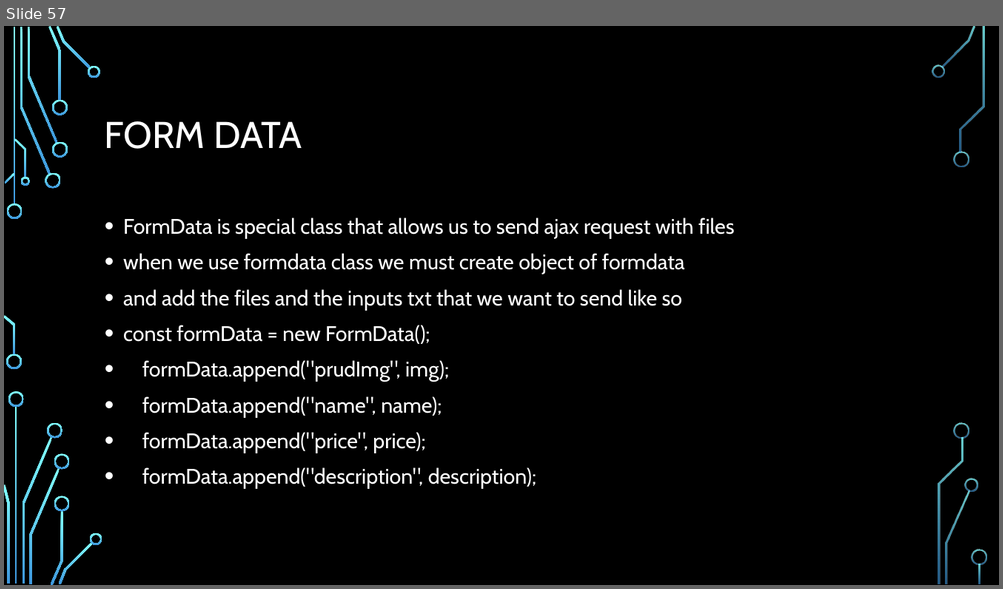
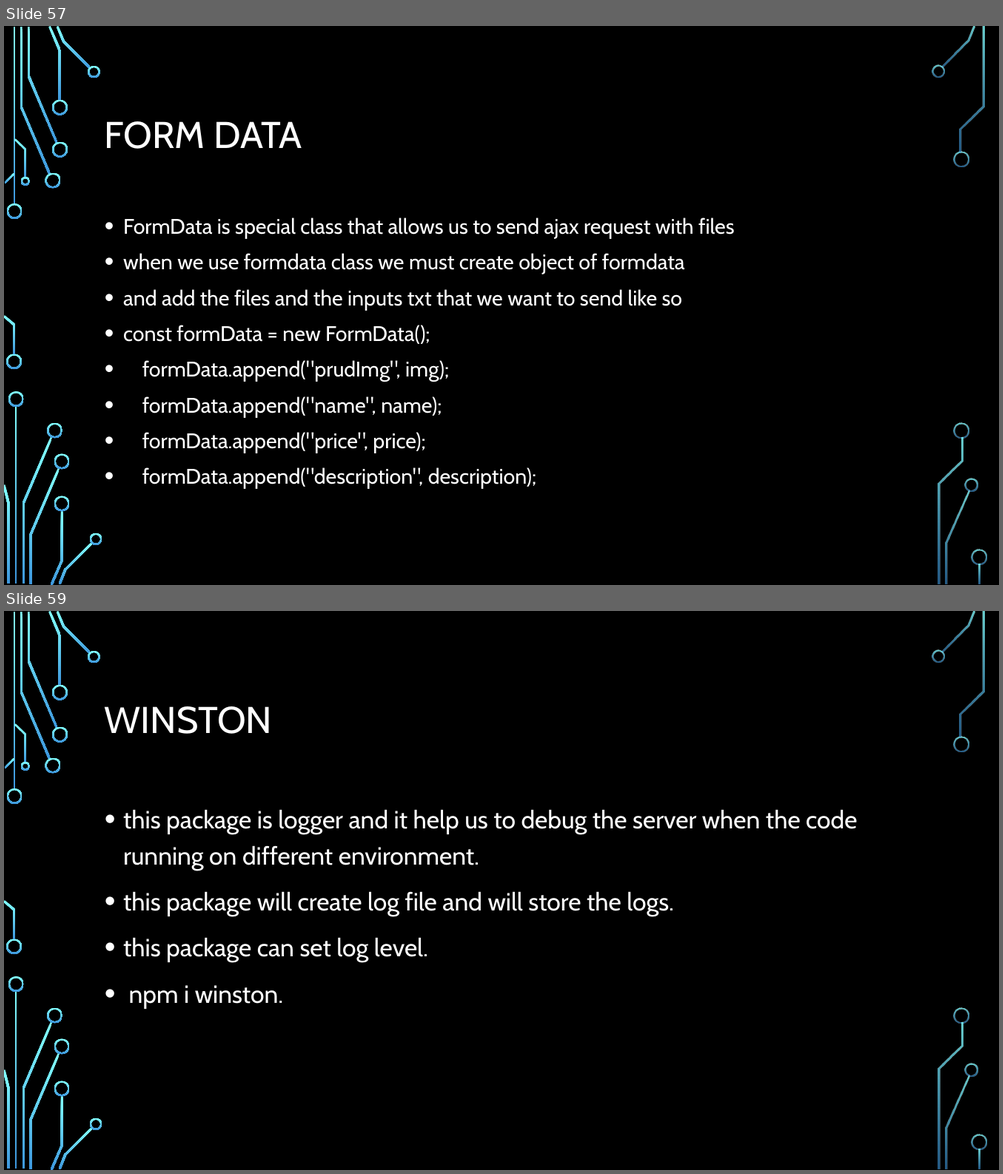
Before and after one commit to Rlss91/hu_morning_nodejs_W011121MR, a slide deck: docs/node js.pptx. Shown one above the other, each under a label of ours: slide 57 before the commit, slides 57 and 59 after it; the slides between them are not shown. The pictures are 1003x589 and 1003x1174 pixels, drawn with LibreOffice and Linux fonts; fonts in the diff are those of the drawing; background and template pictures are left out. Boxes give left, top, right and bottom in pixels: in the first picture for what was removed or moved away, otherwise in the second. Text is boxed around its words. In the diff, an @@ line names an element or a change of style, - is before the commit and + after.

Commit message:
winston

```diff
--- a/docs/node js.pptx
+++ b/docs/node js.pptx
@@ slide 59 added at (4, 611, 999, 1170), background picture (left out); not listed: 36 template elements that a slide beside it also shows @@
@@ title added at (105, 706, 272, 734), 36 pt, text #FFFFFF @@
+WINSTON
@@ text added at (123, 809, 856, 1009), 24 pt, text #FFFFFF @@
+• this package is logger and it help us to debug the server when the code running on different environment.
+• this package will create log file and will store the logs.
+• this package can set log level.
+• npm i winston.
```
Also in this commit, not shown: 1 other slide added, 6 other files.
